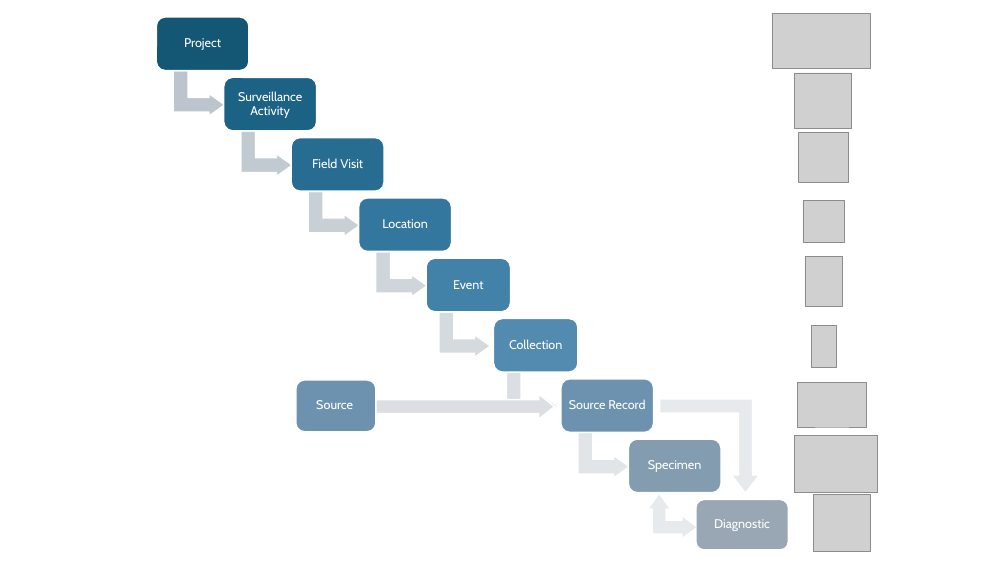
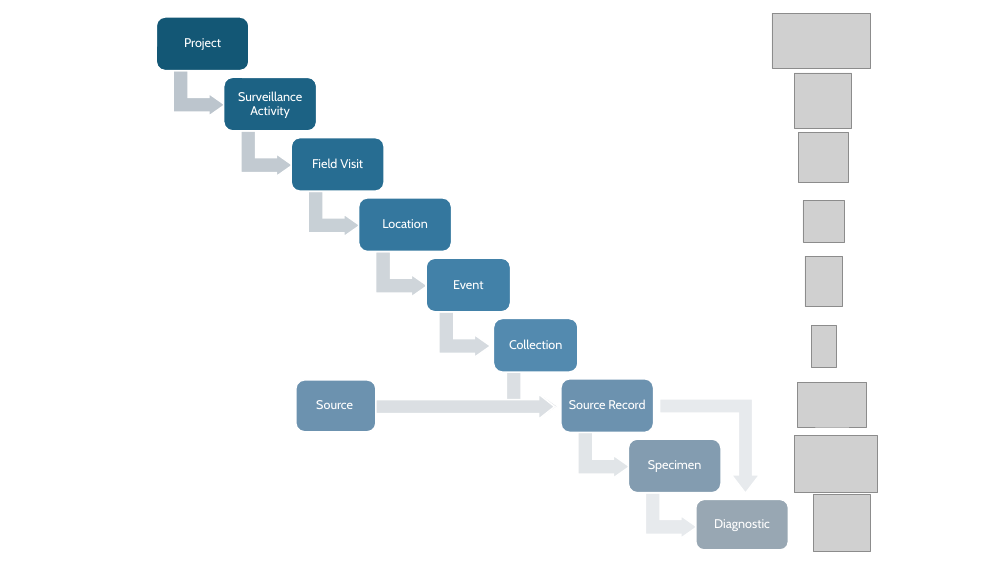
Before and after one commit to dmontecino/WH_Database, a slide deck: slide 2 of Pictures_and_diagrams/diagrams_for_data_model_manual.pptx. Drawn at 1008x567 pixels with LibreOffice and Linux fonts; fonts in the diff are those of the drawing; grey boxes stand for pictures. Boxes give left, top, right and bottom in pixels: in the first picture for what was removed or moved away, otherwise in the second. Text is boxed around its words. In the diff, an @@ line names an element or a change of style, - is before the commit and + after.

```diff
--- a/Pictures_and_diagrams/diagrams_for_data_model_manual.pptx
+++ b/Pictures_and_diagrams/diagrams_for_data_model_manual.pptx
@@ bent up arrow added at (x1=645, y1=493, x2=698, y2=539), fill #E8EAED, outline #FFFFFF 1.5 pt @@
@@ left up arrow removed at (x1=650, y1=495, x2=696, y2=537) @@
```
Also in this commit, not shown: 51 other files.
